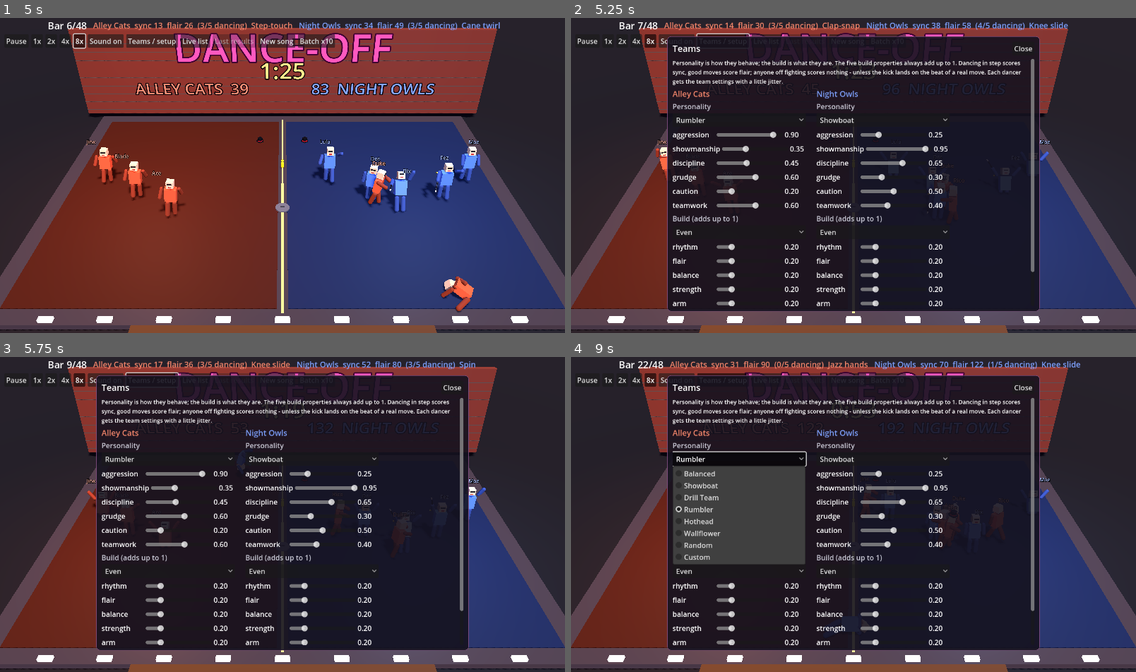
Above: before the commit, frames 1-4 (two rows, left to right).
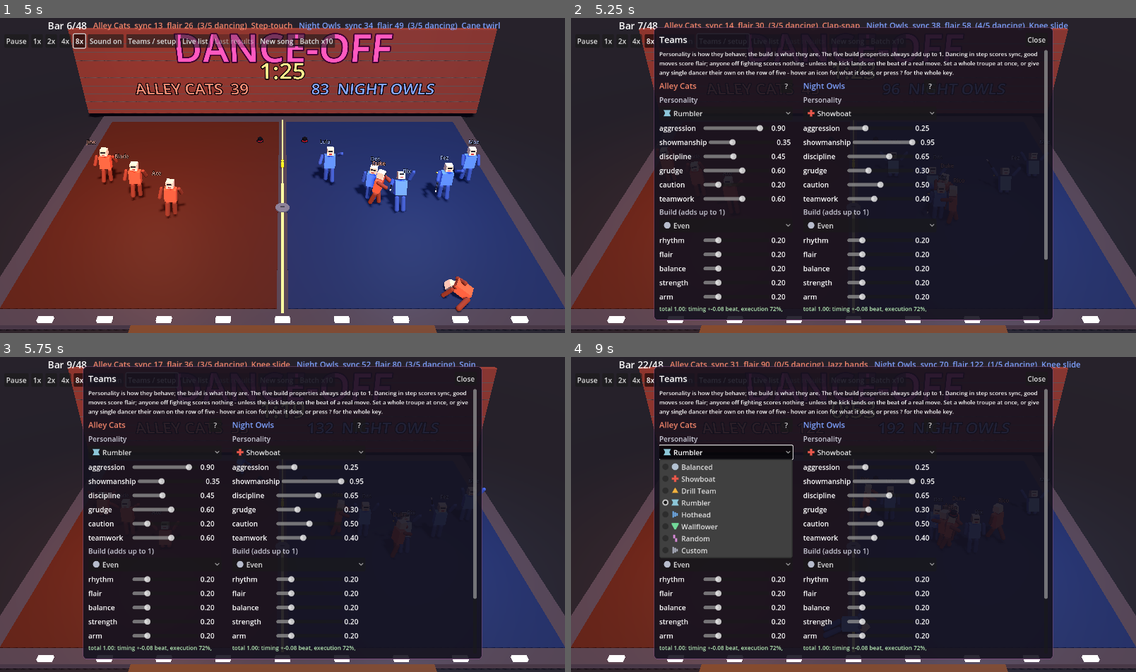
Above: after the commit, the same moments.

Repository: nathandunn/danceoff-bots
Game: Godot game, scene res://scenes/Main.tscn
The game is run twice, just before and just after one commit, with the same random seed, the same clock (stepped at 60 frames per second) and the same inputs.
Inputs:
- Up to frame 1 (5 s): click "New song" at 0.5 s; click "New song" at 1.25 s; click "1x" at 2 s; click "2x" at 2.75 s; click "4x" at 3.5 s; click "8x" at 4.25 s
- Up to frame 2 (5.25 s): click "Teams / setup" at 5 s
- Up to frame 3 (5.75 s): no input
- Up to frame 4 (9 s): click "Even" at 5.75 s; click "Even" at 6.5 s; click "Live list" at 7.25 s; click "Batch x10" at 8 s; click "Rumbler" at 8.75 s

Frame 1 is identical in both runs. In frame 2, 19% of the frame differs, in the area x 14-86%, y 2-96%; in frame 3, 19%; in frame 4, 19%.

Commit message:
Per-dancer type and personality selector
The same treatment as the rest of the suite: the Teams panel still sets a whole
troupe's personality and build, and now each of the five dancers can be given their
own on a horizontal row, named (Ace, Blade, Duke...) rather than numbered. The ring
icon means "follow the troupe".

Badges are drawn in code (scripts/icons.gd) - no emoji in the bundled font, no image
files in the repo - and appear on the troupe dropdowns as well as the per-dancer
buttons, with the meaning on hover and a ? opening the full key.

Dancer gained persona_name / build_name so the results panel can name what each one
was set to; a jittered build no longer matches its preset exactly and "Custom" in
every row told nobody anything.

Co-Authored-By: Claude Opus 5 <noreply@anthropic.com>
Claude-Session: https://claude.ai/code/session_015ktb7N8AS55Y2xXNwii5wR

Diff:
--- a/scripts/dancer.gd
+++ b/scripts/dancer.gd
@@ -39,6 +39,10 @@
 var dancer_name := "d"
 var personality: Personality
 var build: PlayerBuild
+## What the setup panel called this one, so the results can name it (a jittered build no
+## longer matches its preset exactly, and "Custom" everywhere would tell nobody anything).
+var persona_name := ""
+var build_name := ""
 var manager = null
 var rng: RandomNumberGenerator
 
--- a/scripts/hud.gd
+++ b/scripts/hud.gd
@@ -25,6 +25,9 @@
 var next_row: HFlowContainer
 var persona_buttons: Array[OptionButton] = []
 var build_buttons: Array[OptionButton] = []
+## [team][dancer] -> the little icon button for that dancer's persona / build
+var pp_btns := [[], []]
+var pb_btns := [[], []]
 var p_sliders := [{}, {}]
 var p_vals := [{}, {}]
 var b_sliders := [{}, {}]
@@ -201,7 +204,7 @@
 	teams_scroll = parts[1]
 	var content: VBoxContainer = parts[2]
 	var hint := Label.new()
-	hint.text = "Personality is how they behave; the build is w …(160 unchanged characters)…  kick lands on the beat of a real move. Each dancer gets the team settings with a little jitter."
+	hint.text = "Personality is how they behave; the build is w …(160 unchanged characters)…  kick lands on the beat of a real move. Set a whole troupe at once, or give any single dancer their own on the row of five - hover an icon for what it does, or press ? for the whole key."
 	hint.autowrap_mode = TextServer.AUTOWRAP_WORD_SMART
 	hint.add_theme_font_size_override("font_size", 13)
 	content.add_child(hint)
@@ -241,18 +244,23 @@
 
 func _build_team_panel(t: int) -> Control:
 	var box := VBoxContainer.new()
+	var head := HBoxContainer.new()
 	var title := Label.new()
 	title.text = MatchManager.TEAM_NAMES[t]
 	title.add_theme_font_size_override("font_size", 18)
 	title.add_theme_color_override("font_color", (MatchManager.TEAM_COLORS[t] as Color).lightened(0.25))
-	box.add_child(title)
+	title.size_flags_horizontal = Control.SIZE_EXPAND_FILL
+	head.add_child(title)
+	head.add_child(_key_button())
+	box.add_child(head)
 	var pl := Label.new()
 	pl.text = "Personality"
 	pl.add_theme_color_override("font_color", Color(0.8, 0.8, 0.85))
 	box.add_child(pl)
 	var ob := OptionButton.new()
-	for p in PERSONA_LIST:
-		ob.add_item(p)
+	for i in PERSONA_LIST.size():
+		ob.add_icon_item(Icons.roster_icon(PERSONA_LIST[i], i, false), PERSONA_LIST[i])
+		ob.get_popup().set_item_tooltip(i, _describe(PERSONA_LIST[i], false))
 	ob.item_selected.connect(func(idx: int): _on_persona(t, PERSONA_LIST[idx]))
 	box.add_child(ob)
 	persona_buttons.append(ob)
@@ -265,8 +273,9 @@
 	bl.add_theme_color_override("font_color", Color(0.8, 0.8, 0.85))
 	box.add_child(bl)
 	var bb := OptionButton.new()
-	for p in BUILD_LIST:
-		bb.add_item(p)
+	for i in BUILD_LIST.size():
+		bb.add_icon_item(Icons.roster_icon(BUILD_LIST[i], i, true), BUILD_LIST[i])
+		bb.get_popup().set_item_tooltip(i, _describe(BUILD_LIST[i], true))
 	bb.item_selected.connect(func(idx: int): _on_build(t, BUILD_LIST[idx]))
 	box.add_child(bb)
 	build_buttons.append(bb)
@@ -281,7 +290,189 @@
 	sum.custom_minimum_size.x = 300
 	box.add_child(sum)
 	b_sum.append(sum)
+
+	# ---- and the five of them, one column each: the ring means "follow the troupe"
+	var per := Label.new()
+	per.text = "Each dancer (ring = follow the troupe)"
+	per.add_theme_font_size_override("font_size", 13)
+	per.add_theme_color_override("font_color", Color(0.8, 0.8, 0.85))
+	box.add_child(per)
+	var grid := GridContainer.new()
+	grid.columns = MatchManager.TEAM_SIZE + 1
+	grid.add_theme_constant_override("h_separation", 6)
+	grid.add_theme_constant_override("v_separation", 2)
+	box.add_child(grid)
+	grid.add_child(_mini_label(""))
+	for i in MatchManager.TEAM_SIZE:
+		var nl := _mini_label(String(MatchManager.DANCER_NAMES[t][i]))
+		nl.horizontal_alignment = HORIZONTAL_ALIGNMENT_CENTER
+		nl.custom_minimum_size.x = 40
+		grid.add_child(nl)
+	grid.add_child(_mini_label("Person."))
+	for i in MatchManager.TEAM_SIZE:
+		var b := _picker(t, i, false)
+		pp_btns[t].append(b)
+		grid.add_child(b)
+	grid.add_child(_mini_label("Build"))
+	for i in MatchManager.TEAM_SIZE:
+		var b := _picker(t, i, true)
+		pb_btns[t].append(b)
+		grid.add_child(b)
 	return box
+
+
+func _mini_label(text: String) -> Label:
+	var l := Label.new()
+	l.text = text
+	l.add_theme_font_size_override("font_size", 13)
+	l.add_theme_color_override("font_color", Color(0.8, 0.8, 0.86))
+	l.size_flags_vertical = Control.SIZE_SHRINK_CENTER
+	return l
+
+
+# ------------------------------------------------- the per-player pickers and their key
+
+## One icon-only button that opens a menu of icons and names, for a single dancer. "Team"
+## is always the first option and means "whatever the whole team is set to".
+func _picker(t: int, idx: int, is_build: bool) -> Button:
+	var b := Button.new()
+	b.custom_minimum_size = Vector2(32, 28)
+	var options: Array = ["Team"]
+	for n in (BUILD_LIST if is_build else PERSONA_LIST):
+		if n != "Custom":
+			options.append(n)
+	var pm := PopupMenu.new()
+	for i in options.size():
+		var n: String = options[i]
+		var roster_i: int = (BUILD_LIST if is_build else PERSONA_LIST).find(n)
+		pm.add_icon_item(Icons.roster_icon(n, roster_i, is_build), n, i)
+		pm.set_item_tooltip(i, _describe(n, is_build))
+	pm.id_pressed.connect(func(id: int): _on_pick(t, idx, is_build, String(options[id])))
+	b.add_child(pm)
+	b.pressed.connect(func():
+		var origin := b.get_screen_transform().origin
+		pm.popup(Rect2i(Vector2i(int(origin.x), int(origin.y + b.size.y)), Vector2i(0, 0))))
+	return b
+
+
+## The key: icon / name / what it does, for both rosters, in one panel.
+func _key_button() -> Button:
+	var b := Button.new()
+	b.text = "?"
+	b.tooltip_text = "What the icons mean"
+	b.custom_minimum_size = Vector2(28, 26)
+	var pop := PopupPanel.new()
+	var psb := StyleBoxFlat.new()
+	psb.bg_color = Color(0.07, 0.08, 0.11, 1.0)      # opaque: it sits over the setup panel
+	psb.border_color = Color(0.4, 0.44, 0.52)
+	psb.set_border_width_all(1)
+	psb.set_corner_radius_all(6)
+	psb.set_content_margin_all(12)
+	pop.add_theme_stylebox_override("panel", psb)
+	var vb := VBoxContainer.new()
+	vb.add_theme_constant_override("separation", 6)
+	pop.add_child(vb)
+	for pair in [["Personalities - how they behave", PERSONA_LIST, false], ["Builds - what they are", BUILD_LIST, true]]:
+		var hl := Label.new()
+		hl.text = String(pair[0])
+		hl.add_theme_font_size_override("font_size", 15)
+		vb.add_child(hl)
+		var grid := GridContainer.new()
+		grid.columns = 3
+		grid.add_theme_constant_override("h_separation", 8)
+		grid.add_theme_constant_override("v_separation", 3)
+		vb.add_child(grid)
+		var is_build: bool = pair[2]
+		var list: Array = pair[1]
+		for i in list.size():
+			var n: String = list[i]
+			if n == "Custom":
+				continue
+			var tr := TextureRect.new()
+			tr.texture = Icons.roster_icon(n, i, is_build)
+			tr.stretch_mode = TextureRect.STRETCH_KEEP_CENTERED
+			tr.custom_minimum_size = Vector2(22, 22)
+			grid.add_child(tr)
+			grid.add_child(_cell(n, true, Color.WHITE, 13))
+			var lines := _describe(n, is_build).split("\n")
+			grid.add_child(_cell(lines[lines.size() - 1], false, Color(0.82, 0.82, 0.88), 13))
+	var note := Label.new()
+	note.text = "A dancer set to Team (the ring) just follows whatever the troupe is set to."
+	note.add_theme_font_size_override("font_size", 13)
+	note.add_theme_color_override("font_color", Color(0.75, 0.75, 0.82))
+	vb.add_child(note)
+	b.add_child(pop)
+	b.pressed.connect(func():
+		var origin := b.get_screen_transform().origin
+		var x := maxi(int(origin.x) - 260, 8)
+		pop.popup(Rect2i(Vector2i(x, int(origin.y + b.size.y)), Vector2i(0, 0))))
+	return b
+
+
+## One line of plain English per entry - the same words the tooltip and the key both use.
+func _describe(n: String, is_build: bool) -> String:
+	match n:
+		"Team":
+			return "Team\nFollow whatever the whole team is set to"
+		"Random":
+			return "Random\nRolled fresh for every dancer at the start of the number"
+		"Custom":
+			return "Custom\nWhatever the sliders currently say"
+		"Even":
+			return "Even\nNo strengths, no holes - the reference build"
+	if is_build:
+		var preset: Dictionary = PlayerBuild.PRESETS.get(n, {})
+		var best := ""
+		var best_v := -1.0
+		var second := ""
+		var second_v := -1.0
+		for p in PlayerBuild.PROPS:
+			var v := float(preset.get(p, 0.0))
+			if v > best_v:
+				second = best
+				second_v = best_v
+				best = p
+				best_v = v
+			elif v > second_v:
+				second = p
+				second_v = v
+		if best == "":
+			return "%s\nA mix of the five properties" % n
+		var tail := ", then %s" % second if second_v >= 0.3 else ""
+		return "%s\nMost of the budget in %s%s" % [n, best, tail]
+	var bits := PackedStringArray()
+	var tp: Dictionary = Personality.PRESETS.get(n, {})
+	for tr_name in Personality.TRAITS:
+		if float(tp.get(tr_name, 0.5)) >= 0.7:
+			bits.append(tr_name)
+	return "%s\nHigh %s" % [n, ", ".join(bits)] if bits.size() > 0 else "%s\nNo strong leanings" % n
+
+
+func _on_pick(t: int, idx: int, is_build: bool, name_picked: String) -> void:
+	var v := "" if name_picked == "Team" else name_picked
+	if is_build:
+		manager.player_build[t][idx] = v
+	else:
+		manager.player_persona[t][idx] = v
+	_refresh_pickers()
+
+
+func _refresh_pickers() -> void:
+	for t in 2:
+		var tp: String = manager.team_preset_names[t]
+		var tb: String = manager.team_build_names[t]
+		for i in MatchManager.TEAM_SIZE:
+			var who: String = MatchManager.DANCER_NAMES[t][i]
+			var pn: String = String(manager.player_persona[t][i])
+			var pb: Button = pp_btns[t][i]
+			pb.icon = Icons.roster_icon(pn if pn != "" else "Team", PERSONA_LIST.find(pn), false)
+			pb.tooltip_text = "%s personality: %s" % [who, _describe(pn if pn != "" else "Team", false)] \
+				+ ("\n(the team is %s)" % tp if pn == "" else "")
+			var bn: String = String(manager.player_build[t][i])
+			var bb2: Button = pb_btns[t][i]
+			bb2.icon = Icons.roster_icon(bn if bn != "" else "Team", BUILD_LIST.find(bn), true)
+			bb2.tooltip_text = "%s build: %s" % [who, _describe(bn if bn != "" else "Team", true)] \
+				+ ("\n(the team is %s)" % tb if bn == "" else "")
 
 
 func _build_results_overlay() -> void:
@@ -325,7 +516,7 @@
 	var vs := get_viewport().get_visible_rect().size
 	var w := vs.x
 	var h := vs.y
-	teams_scroll.custom_minimum_size = Vector2(minf(820.0, w - 40.0), minf(560.0, h - 110.0))
+	teams_scroll.custom_minimum_size = Vector2(minf(880.0, w - 40.0), minf(640.0, h - 120.0))
 	var rc: Control = results_overlay.get_child(0)
 	if w > h:
 		rc.anchor_left = 0.5
@@ -405,6 +596,7 @@
 		var bidx := BUILD_LIST.find(manager.team_build_names[t])
 		build_buttons[t].select(bidx if bidx >= 0 else BUILD_LIST.size() - 1)
 	_updating = false
+	_refresh_pickers()
 
 
 func _set_speed(s: float) -> void:
--- /dev/null
+++ b/scripts/icons.gd
@@ -0,0 +1,123 @@
+class_name Icons
+extends RefCounted
+## Little textures drawn pixel by pixel in code, so every build and personality has a badge you
+## can tell apart at a glance in a row of players. Godot's bundled font has no emoji and none of
+## these projects ship an image file, so the icons are drawn rather than typed.
+##
+## Shape carries the meaning and colour reinforces it; the key is on the hover, and on the "?"
+## button beside each team. Badges are assigned by position in the roster rather than by name,
+## so this same file drops into every game in the suite unchanged - only the roster differs.
+
+enum Shape { DISC, SQUARE, TRI_UP, DIAMOND, CROSS, RING, TRI_DOWN, BOLT, STAR, BARS, HOURGLASS, SHIELD }
+
+const SIZE := 20
+
+static var _cache := {}
+
+
+static func get_icon(shape: Shape, color: Color) -> ImageTexture:
+	var key := "%d_%s" % [int(shape), color.to_html(false)]
+	if _cache.has(key):
+		return _cache[key]
+	var img := Image.create(SIZE, SIZE, false, Image.FORMAT_RGBA8)
+	img.fill(Color(0, 0, 0, 0))
+	var c := float(SIZE) * 0.5
+	for y in SIZE:
+		for x in SIZE:
+			# sample at pixel centres, in a -1..1 box, so the shapes come out symmetrical
+			var u := (float(x) + 0.5 - c) / (c - 1.0)
+			var v := (float(y) + 0.5 - c) / (c - 1.0)
+			var a := _coverage(shape, u, v)
+			if a > 0.0:
+				# a darker rim keeps the badge readable against a pale button
+				var edge: float = clampf((a - 0.5) * 2.0, 0.0, 1.0)
+				var col: Color = color.lerp(color.darkened(0.45), 1.0 - edge)
+				col.a = clampf(a, 0.0, 1.0)
+				img.set_pixel(x, y, col)
+	var tex := ImageTexture.create_from_image(img)
+	_cache[key] = tex
+	return tex
+
+
+## Rough antialiasing: 1 inside, 0 outside, a soft band between.
+static func _band(d: float, w: float = 0.09) -> float:
+	return clampf(0.5 - d / w, 0.0, 1.0)
+
+
+static func _coverage(shape: Shape, u: float, v: float) -> float:
+	match shape:
+		Shape.DISC:
+			return _band(sqrt(u * u + v * v) - 0.86)
+		Shape.SQUARE:
+			return _band(maxf(absf(u), absf(v)) - 0.76)
+		Shape.TRI_UP:
+			var d1: float = -v - 0.62
+			var d2: float = (absf(u) * 0.95 + v * 0.55) - 0.46
+			return _band(maxf(d1, d2))
+		Shape.TRI_DOWN:
+			var e1: float = v - 0.62
+			var e2: float = (absf(u) * 0.95 - v * 0.55) - 0.46
+			return _band(maxf(e1, e2))
+		Shape.DIAMOND:
+			return _band(absf(u) + absf(v) - 0.98)
+		Shape.CROSS:
+			var arm: float = minf(maxf(absf(u) - 0.86, absf(v) - 0.3), maxf(absf(u) - 0.3, absf(v) - 0.86))
+			return _band(arm)
+		Shape.RING:
+			var r: float = sqrt(u * u + v * v)
+			return minf(_band(r - 0.88), _band(0.46 - r))
+		Shape.BOLT:
+			var top: float = maxf(absf(u * 1.5 + 0.35) - 0.42, absf(v + 0.42) - 0.46)
+			var bot: float = maxf(absf(u * 1.5 - 0.35) - 0.42, absf(v - 0.42) - 0.46)
+			return _band(minf(top, bot))
+		Shape.STAR:
+			var d_a: float = absf(u) * 2.2 + absf(v) * 0.75 - 0.92
+			var d_b: float = absf(u) * 0.75 + absf(v) * 2.2 - 0.92
+			return _band(minf(d_a, d_b))
+		Shape.BARS:
+			var b1: float = maxf(absf(u + 0.52) - 0.2, absf(v) - 0.84)
+			var b2: float = maxf(absf(u) - 0.2, absf(v) - 0.58)
+			var b3: float = maxf(absf(u - 0.52) - 0.2, absf(v) - 0.32)
+			return _band(minf(b1, minf(b2, b3)))
+		Shape.HOURGLASS:
+			var h: float = maxf(absf(u) * 0.9 + absf(v) * 0.1 - 0.5 - absf(v) * 0.55, absf(v) - 0.82)
+			return _band(h)
+		Shape.SHIELD:
+			var w: float = 0.9 - 0.62 * clampf((v + 0.5) * 0.9, 0.0, 1.4)
+			return _band(maxf(absf(u) - w, absf(v + 0.02) - 0.85))
+	return 0.0
+
+
+# ---------------------------------------------------------------- the two rosters
+
+## Builds get one family of shapes, personalities another, so the two rows never blur into
+## each other even at a glance. RING and BOLT are reserved for "Team" and "Random".
+const BUILD_SHAPES := [Shape.DISC, Shape.SQUARE, Shape.TRI_UP, Shape.SHIELD, Shape.STAR, Shape.DIAMOND, Shape.BARS, Shape.HOURGLASS]
+const BUILD_COLORS := [
+	Color(0.72, 0.74, 0.80), Color(0.90, 0.42, 0.28), Color(0.36, 0.82, 0.52), Color(0.55, 0.60, 0.72),
+	Color(0.95, 0.80, 0.30), Color(0.60, 0.55, 0.92), Color(0.40, 0.78, 0.88), Color(0.88, 0.55, 0.72),
+]
+const PERSONA_SHAPES := [Shape.DISC, Shape.CROSS, Shape.TRI_DOWN, Shape.HOURGLASS, Shape.BARS, Shape.SHIELD, Shape.STAR, Shape.SQUARE]
+const PERSONA_COLORS := [
+	Color(0.70, 0.76, 0.82), Color(0.92, 0.35, 0.30), Color(0.95, 0.70, 0.25), Color(0.55, 0.78, 0.85),
+	Color(0.45, 0.70, 0.95), Color(0.45, 0.85, 0.60), Color(0.85, 0.75, 0.45), Color(0.78, 0.60, 0.90),
+]
+
+const TEAM_COLOR := Color(0.78, 0.78, 0.84)
+const RANDOM_COLOR := Color(0.85, 0.55, 0.85)
+
+
+## `index` is the entry's position in its roster, which is fixed for a given game, so a badge
+## always means the same thing. The three reserved names get their own marks wherever they sit.
+static func roster_icon(entry_name: String, index: int, is_build: bool) -> ImageTexture:
+	match entry_name:
+		"Team":
+			return get_icon(Shape.RING, TEAM_COLOR)
+		"Random":
+			return get_icon(Shape.BOLT, RANDOM_COLOR)
+		"Custom":
+			return get_icon(Shape.BARS, Color(0.70, 0.72, 0.78))
+	var shapes: Array = BUILD_SHAPES if is_build else PERSONA_SHAPES
+	var colors: Array = BUILD_COLORS if is_build else PERSONA_COLORS
+	var i := maxi(index, 0) % shapes.size()
+	return get_icon(shapes[i], colors[i])
--- a/scripts/match_manager.gd
+++ b/scripts/match_manager.gd
@@ -34,6 +34,10 @@
 var team_preset_names: Array[String] = ["Rumbler", "Showboat"]
 var team_builds: Array[PlayerBuild] = [PlayerBuild.preset("Even"), PlayerBuild.preset("Even")]
 var team_build_names: Array[String] = ["Even", "Even"]
+## Per-dancer overrides. An entry of "" means "whatever the troupe is set to", which is what
+## keeps the whole-team pickers meaningful after one dancer has been given something of theirs.
+var player_persona := [["", "", "", "", ""], ["", "", "", "", ""]]
+var player_build := [["", "", "", "", ""], ["", "", "", "", ""]]
 var song_bars := SONG_BARS
 var running := false
 var celebrating := false
@@ -72,8 +76,19 @@
 			d.manager = self
 			d.rng = RandomNumberGenerator.new()
 			d.rng.seed = rng.randi()
-			d.personality = team_personalities[t].jittered(rng)
-			d.build = team_builds[t].jittered(rng)
+			# a dancer follows the troupe unless given their own personality or build
+			var pname: String = String(player_persona[t][i])
+			d.personality = (team_personalities[t] if pname == "" else Personality.preset(pname)).jittered(rng)
+			var bname: String = String(player_build[t][i])
+			if bname == "":
+				d.build = team_builds[t].jittered(rng)
+			else:
+				var b := PlayerBuild.preset(bname)
+				b.gains = team_builds[t].gains
+				b.curve = team_builds[t].curve
+				d.build = b.jittered(rng)
+			d.persona_name = pname if pname != "" else team_preset_names[t]
+			d.build_name = bname if bname != "" else team_build_names[t]
 			d.position = Stage.home_spot(t, i)
 			d.rotation.y = PI
 			world.add_child(d)
@@ -304,8 +319,8 @@
 	for d in dancers:
 		for k in Dancer.STAT_KEYS:
 			st[k][d.team] += float(d.stats[k])
-		players.append({"name": d.dancer_name, "team": d.team, "persona": team_preset_names[d.team],
-			"build": d.build.label(), "stats": d.stats.duplicate()})
+		players.append({"name": d.dancer_name, "team": d.team, "persona": d.persona_name,
+			"build": d.build_name, "stats": d.stats.duplicate()})
 	return {
 		"match": match_index,
 		"winner": winner,
Not shown, added: scripts/icons.gd.uid
Not shown, changed: dist/index.html
Not shown, changed: dist/index.js.gz
Not shown, changed: dist/index.pck.gz
Not shown, changed: dist/index.wasm.gz
